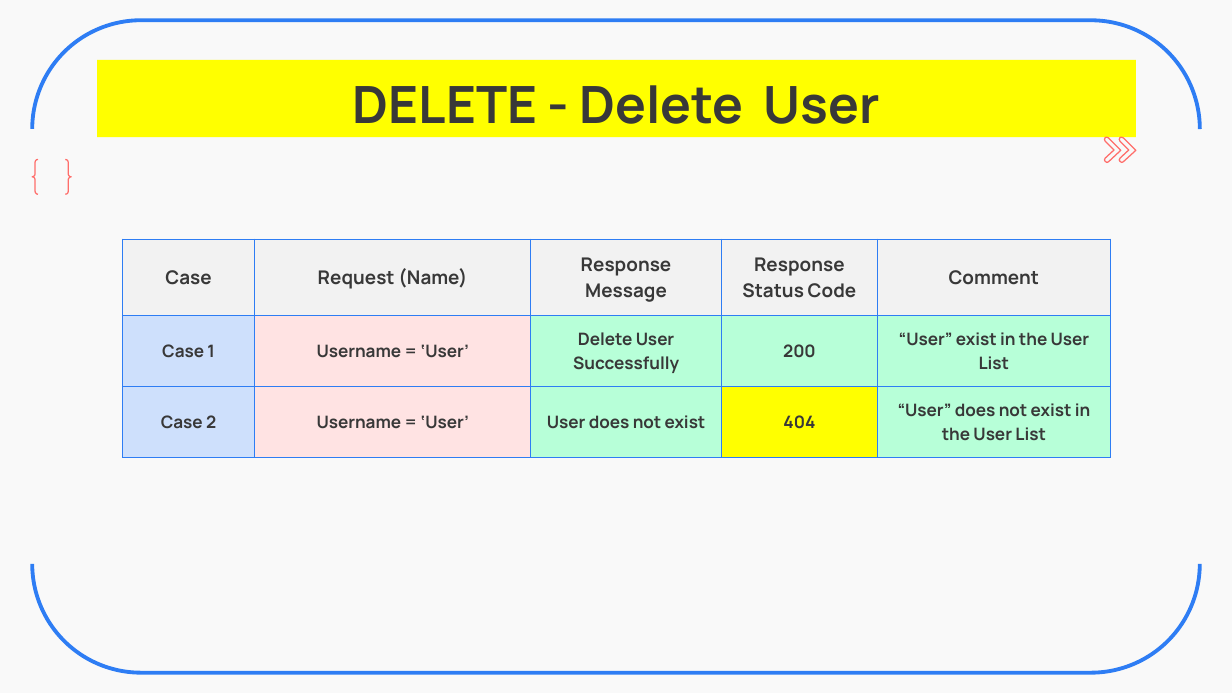
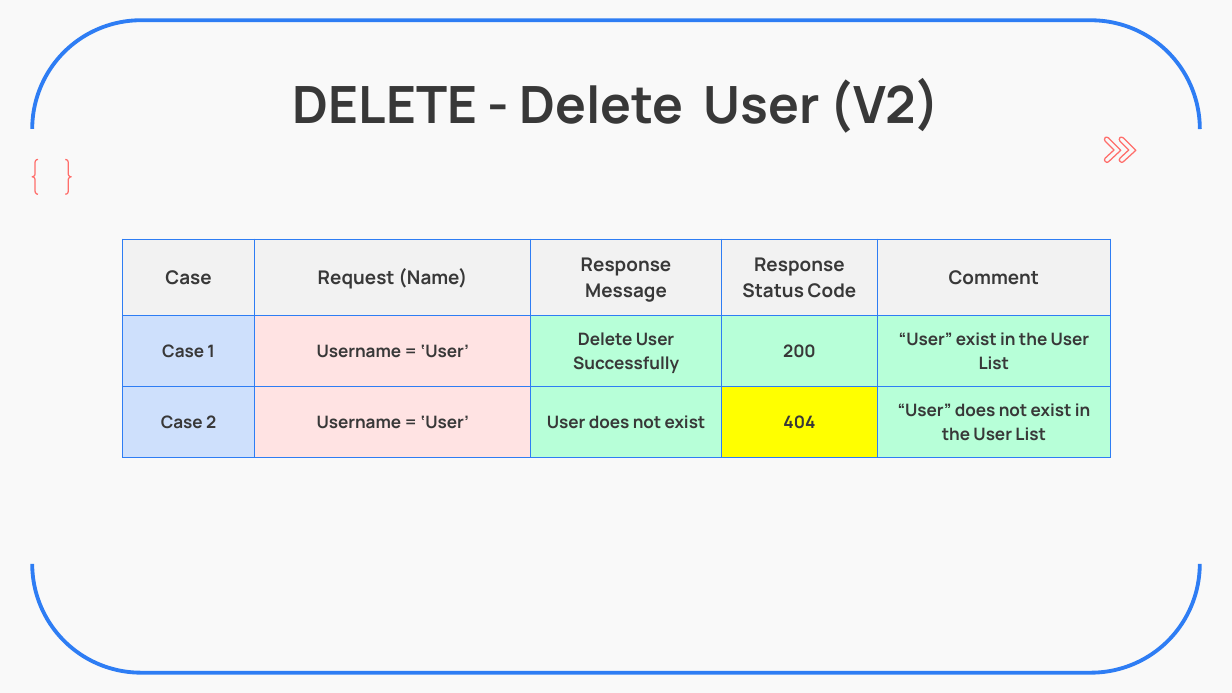
Before and after one commit to ZavierHuang/RESTFUL-API-DESIGN, a slide deck: slide 14 of 黃昱叡_和碩線下測驗_UnitTest_Restful_V2.pptx (slide 12 before the commit). Drawn at 1232x693 pixels with LibreOffice and Linux fonts; fonts in the diff are those of the drawing. Boxes give left, top, right and bottom in pixels: in the first picture for what was removed or moved away, otherwise in the second. Text is boxed around its words. In the diff, an @@ line names an element or a change of style, - is before the commit and + after.

```diff
--- a/黃昱叡_和碩線下測驗_UnitTest_Restful_V2.pptx
+++ b/黃昱叡_和碩線下測驗_UnitTest_Restful_V2.pptx
@@ title "DELETE - Delete User (V2)": place and size @@
-title "DELETE - Delete User (V2)" at (97,60,1136,138)
+title "DELETE - Delete User (V2)" at (293,78,940,133)
@@ title "DELETE - Delete User (V2)" at (293,78,940,133): fill #FFFF00 to none @@
@@ title at (293,78,940,133): text changed @@
-DELETE - Delete User
+DELETE - Delete User (V2)
```
Also in this commit, not shown: 4 other slides changed, 1 slide added.
